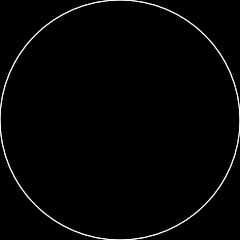
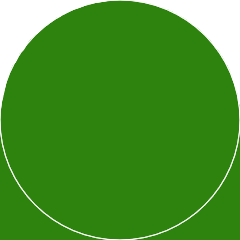
Comparing the layer stacks of the two 240px x 240px images. Changes:
painted on "Arrière-plan" over [0, 0, 240, 240]
